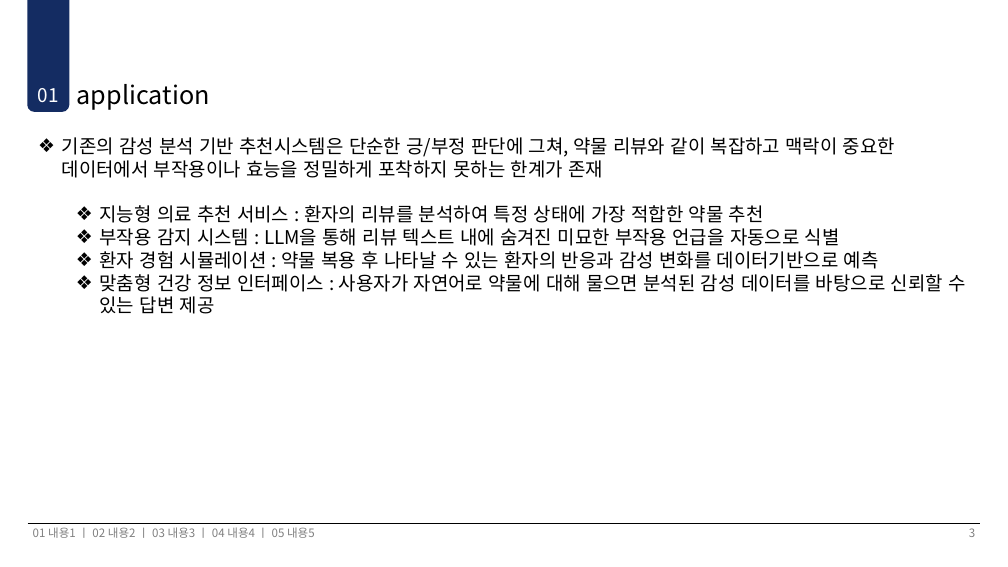
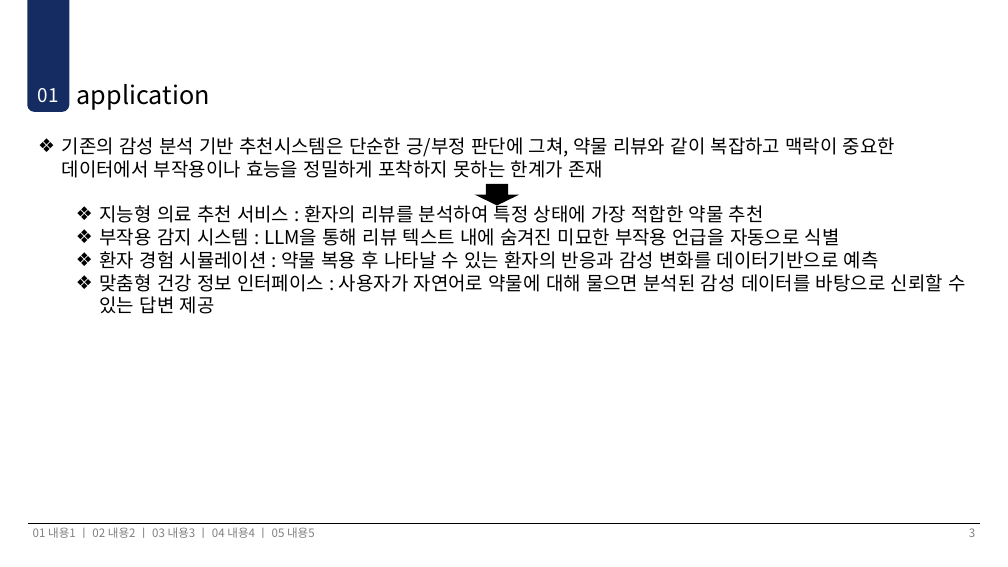
Before and after one commit to jinjukim12/jinjukim12.github.io, a slide deck: slide 3 of LLM_homework.pptx. Drawn at 1008x567 pixels with LibreOffice and Linux fonts; fonts in the diff are those of the drawing. Boxes give left, top, right and bottom in pixels: in the first picture for what was removed or moved away, otherwise in the second. Text is boxed around its words. In the diff, an @@ line names an element or a change of style, - is before the commit and + after.

```diff
--- a/LLM_homework.pptx
+++ b/LLM_homework.pptx
@@ down arrow added at bbox=[475, 184, 520, 206], fill #000000 @@
```
Also in this commit, not shown: 1 other slide changed.
